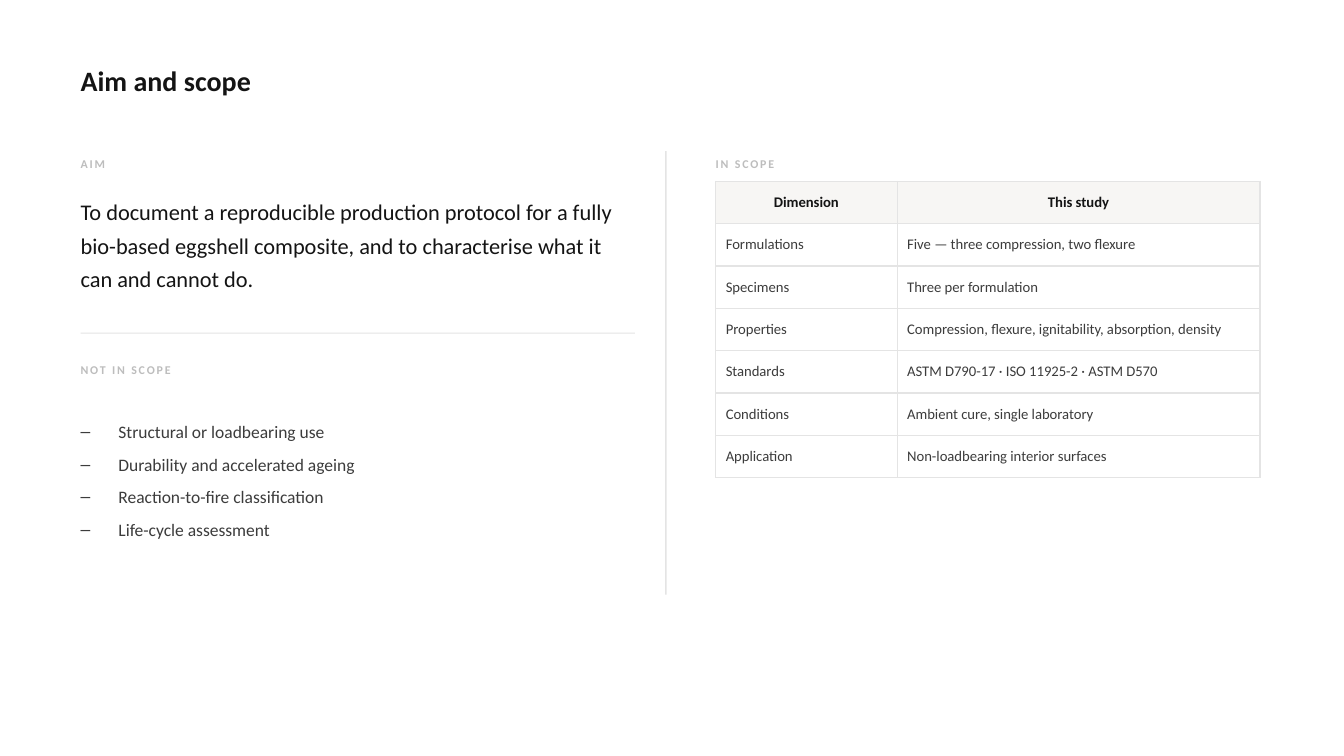
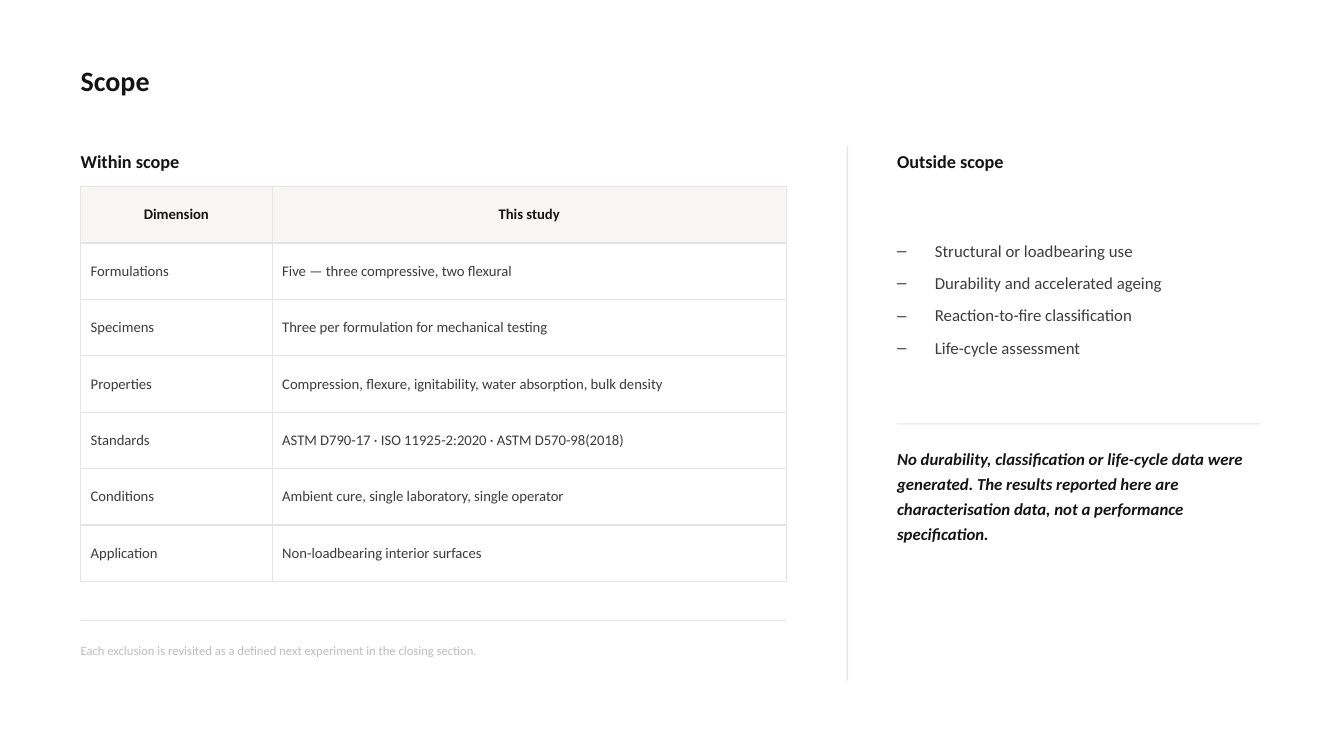
Before and after one commit to bunal91/sanat-ve-mekan, a slide deck: slide 7 of konferans-bildirisi/06-sunum/ICSMMEP26_Presentation_Unal.pptx (slide 6 before the commit). Drawn at 1344x756 pixels with LibreOffice and Linux fonts; fonts in the diff are those of the drawing. Boxes give left, top, right and bottom in pixels: in the first picture for what was removed or moved away, otherwise in the second. Text is boxed around its words. In the diff, an @@ line names an element or a change of style, - is before the commit and + after.

```diff
--- a/konferans-bildirisi/06-sunum/ICSMMEP26_Presentation_Unal.pptx
+++ b/konferans-bildirisi/06-sunum/ICSMMEP26_Presentation_Unal.pptx
@@ text at <box>81,72,150,96</box>: text changed @@
-Aim and scope
+Scope
@@ rectangle: place and size @@
-rectangle at <box>665,151,666,595</box>
+rectangle at <box>847,146,848,681</box>
@@ text removed at <box>81,160,105,168</box> @@
-AIM
@@ text added at <box>81,155,179,171</box>, 13 pt, text #141414, bold @@
+Within scope
@@ text at <box>897,155,1003,171</box>: text changed; size 8.5 to 13 pt; text colour #BDBDBD to #141414 @@
-IN SCOPE
+Outside scope
@@ table at <box>81,187,786,565</box> @@
-row 2, column 2: Five — three compression, two flexure
+row 2, column 2: Five — three compressive, two flexural
-row 3, column 2: Three per formulation
+row 3, column 2: Three per formulation for mechanical testing
-row 4, column 2: Compression, flexure, ignitability, absorption, density
+row 4, column 2: Compression, flexure, ignitability, water absorption, bulk density
-row 5, column 2: ASTM D790-17 · ISO 11925-2 · ASTM D570
+row 5, column 2: ASTM D790-17 · ISO 11925-2:2020 · ASTM D570-98(2018)
-row 6, column 2: Ambient cure, single laboratory
+row 6, column 2: Ambient cure, single laboratory, single operator
@@ table: place and size @@
-table at <box>716,181,1260,468</box>
+table at <box>81,187,786,565</box>
@@ text removed at <box>81,204,612,287</box> @@
-To document a reproducible production protocol for a fully bio-based eggshell composite, and to characterise what it can and cannot do.
@@ text "Structural or loadbearing use": place and size @@
-text "Structural or loadbearing use" at <box>118,426,355,539</box>
+text "Structural or loadbearing use" at <box>935,245,1162,357</box>
@@ text "Structural or loadbearing use" at <box>935,245,1162,357</box>: size 12.5 to 12 pt; line spacing 17.5pt to 17pt @@
@@ rectangle removed at <box>81,333,635,334</box> @@
@@ text removed at <box>81,366,170,374</box> @@
-NOT IN SCOPE
@@ rectangle added at <box>897,423,1260,424</box>, fill #E4E4E4 @@
@@ text added at <box>897,453,1243,543</box>, 12 pt, text #141414, bold, italic @@
+No durability, classification or life-cycle data were generated. The results reported here are characterisation data, not a performance specification.
@@ rectangle added at <box>81,620,786,621</box>, fill #E4E4E4 @@
@@ text added at <box>81,646,477,657</box>, 9 pt, text #BDBDBD @@
+Each exclusion is revisited as a defined next experiment in the closing section.
```
Also in this commit, not shown: 20 other slides changed, 8 slides added, 6 slides removed, 4 other files.
